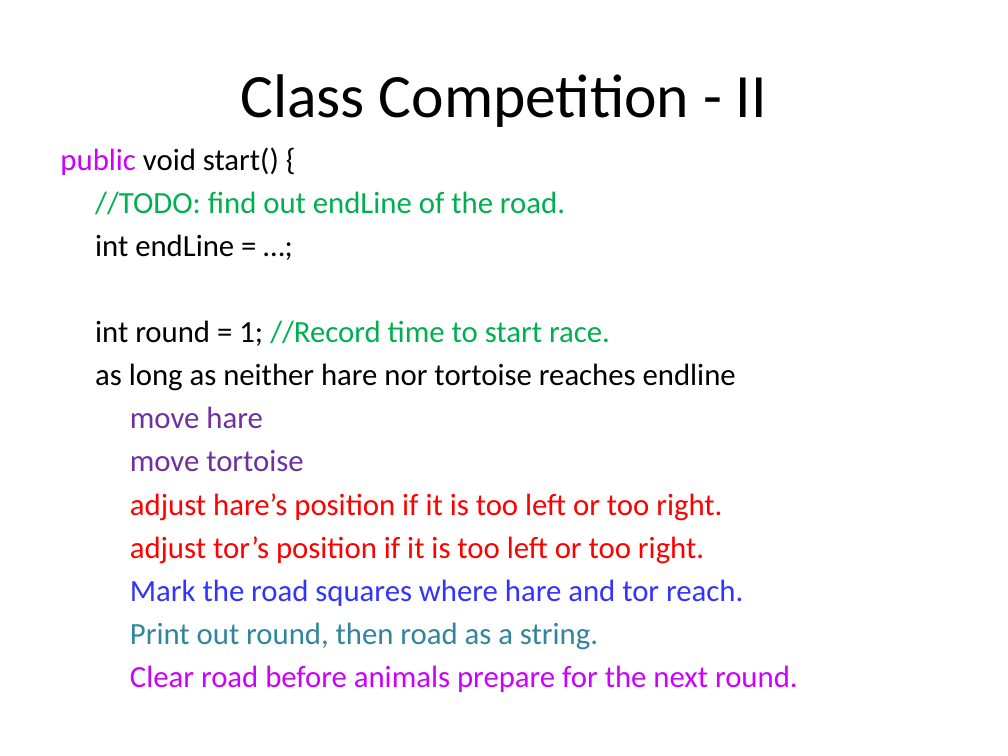
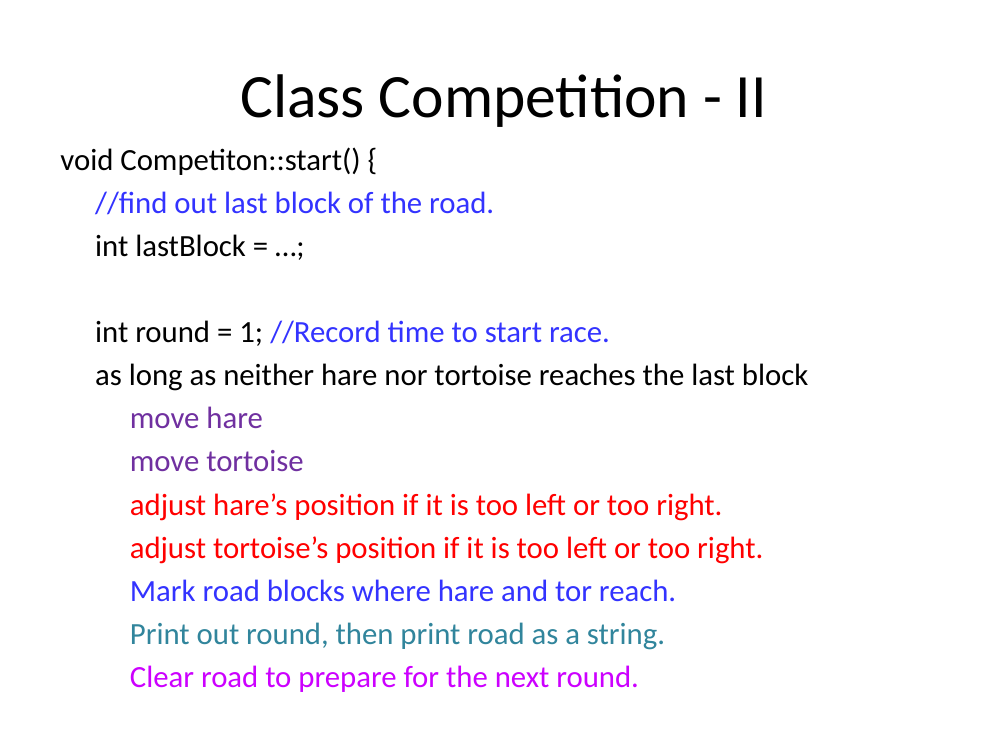
Before and after one commit to tong-yee/tong-yee.github.io, a slide deck: slide 20 of 135/projects/project3/project3_HareTortoiseCompetition.pptx (slide 17 before the commit). Drawn at 1008x756 pixels with LibreOffice and Linux fonts; fonts in the diff are those of the drawing. Boxes give left, top, right and bottom in pixels: in the first picture for what was removed or moved away, otherwise in the second. Text is boxed around its words. In the diff, an @@ line names an element or a change of style, - is before the commit and + after.

Commit message:
add Hare and Tortoise Competition

```diff
--- a/135/projects/project3/project3_HareTortoiseCompetition.pptx
+++ b/135/projects/project3/project3_HareTortoiseCompetition.pptx
@@ text at [60,147,494,257]: text changed; text colour #00B050 to #000000 @@
-public void start() {
-//TODO: find out endLine of the road.
-int endLine = …;
+void Competiton::start() {
+//find out last block of the road.
+int lastBlock = …;
@@ text at [95,320,610,346]: text colour #00B050 to #3333FF in "//Record time to start race." @@
@@ text at [95,363,808,391]: text changed @@
-as long as neither hare nor tortoise reaches endline
+as long as neither hare nor tortoise reaches the last block
@@ text at [130,536,763,692]: text changed; text colour #CC00FF to #FF0000 @@
-adjust tor’s position if it is too left or too right.
-Mark the road squares where hare and tor reach.
-Print out round, then road as a string.
-Clear road before animals prepare for the next round.
+adjust tortoise’s position if it is too left or too right.
+Mark road blocks where hare and tor reach.
+Print out round, then print road as a string.
+Clear road to prepare for the next round.
```
Also in this commit, not shown: 17 other slides changed, 3 slides added, 2 other files.
